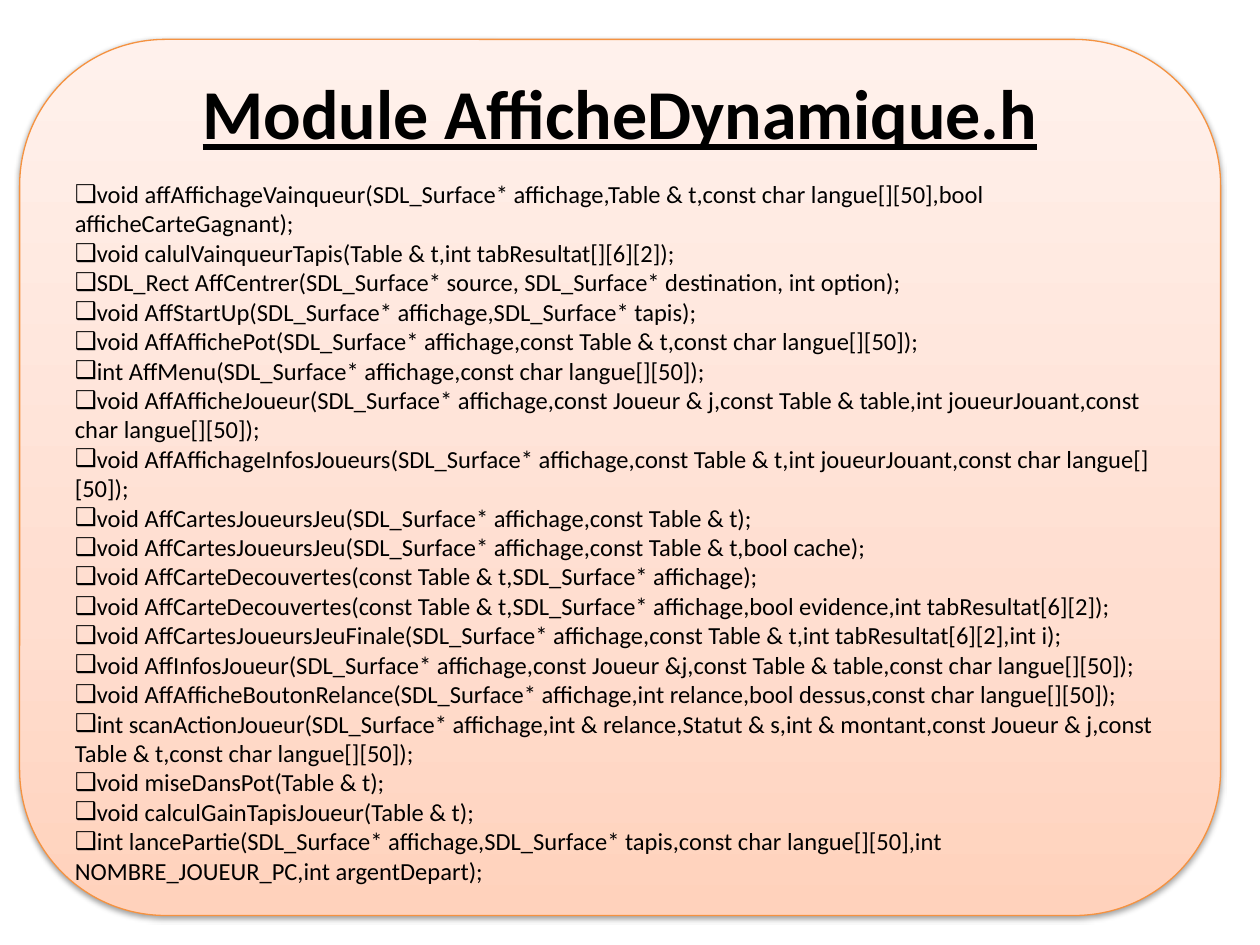
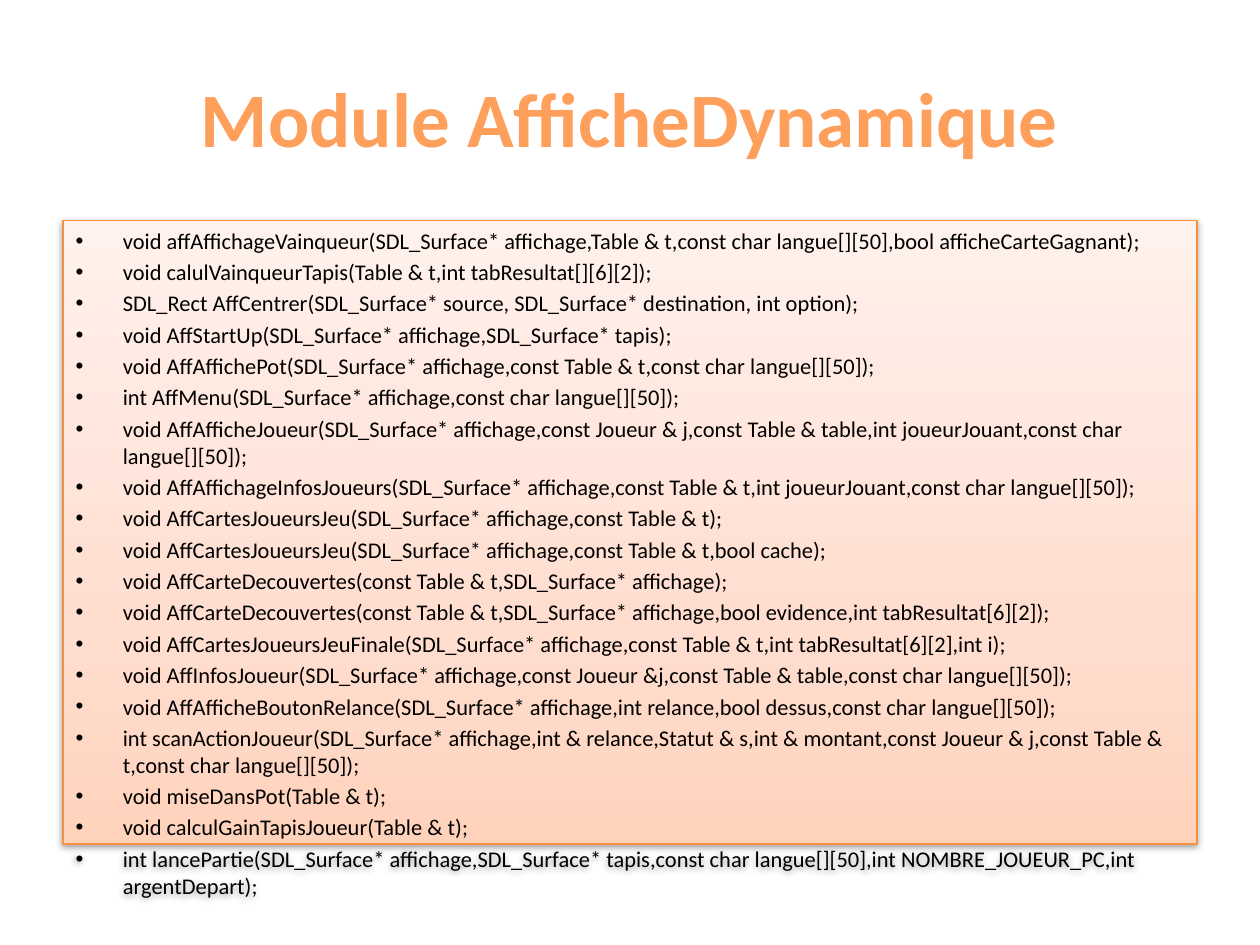
Before and after one commit to winbill/lifesevenpoker, a slide deck: slide 6 of Annexes/Presentation.pptx (slide 7 before the commit). Drawn at 1260x945 pixels with LibreOffice and Linux fonts; fonts in the diff are those of the drawing; background and template pictures are left out. Boxes give left, top, right and bottom in pixels: in the first picture for what was removed or moved away, otherwise in the second. Text is boxed around its words. In the diff, an @@ line names an element or a change of style, - is before the commit and + after.

```diff
--- a/Annexes/Presentation.pptx
+++ b/Annexes/Presentation.pptx
@@ text at [203, 89, 1038, 150]: paragraph removed @@
-Module AfficheDynamique.h
@@ title added at [201, 93, 1057, 159], 44 pt, text gradient #FFA367 to #FF9F5D to #F38E3A, bold @@
+Module AfficheDynamique
@@ text "void affAffichageVainqueur(SDL_Surface* affichage,Table & t, ...": place and size @@
-text "void affAffichageVainqueur(SDL_Surface* affichage,Table & t, ..." at [20, 39, 1221, 915]
+text "void affAffichageVainqueur(SDL_Surface* affichage,Table & t, ..." at [63, 220, 1197, 844]
@@ text "void affAffichageVainqueur(SDL_Surface* affichage,Table & t, ..." at [63, 220, 1197, 844]: size 14 to 12.8 pt; bullet ❑ to •; more space between paragraphs; vertical alignment middle to top; rounded rectangle to text @@
```
Also in this commit, not shown: 1 other slide changed, 5 slides added, 10 slides removed.
